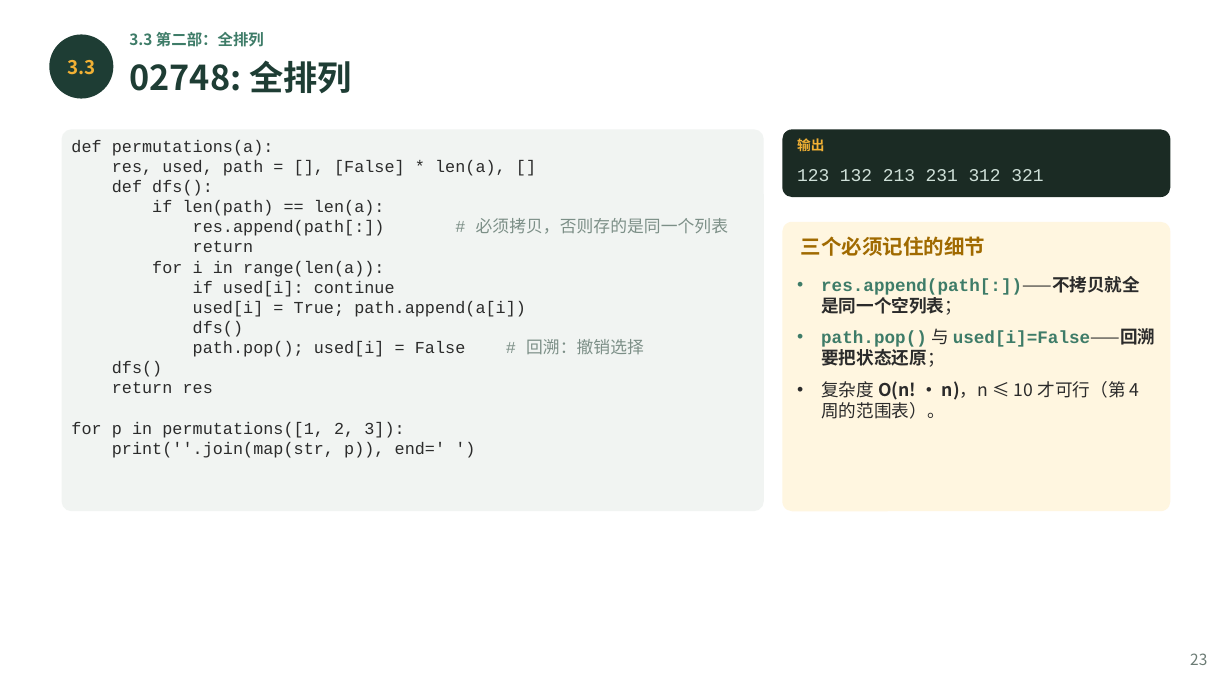
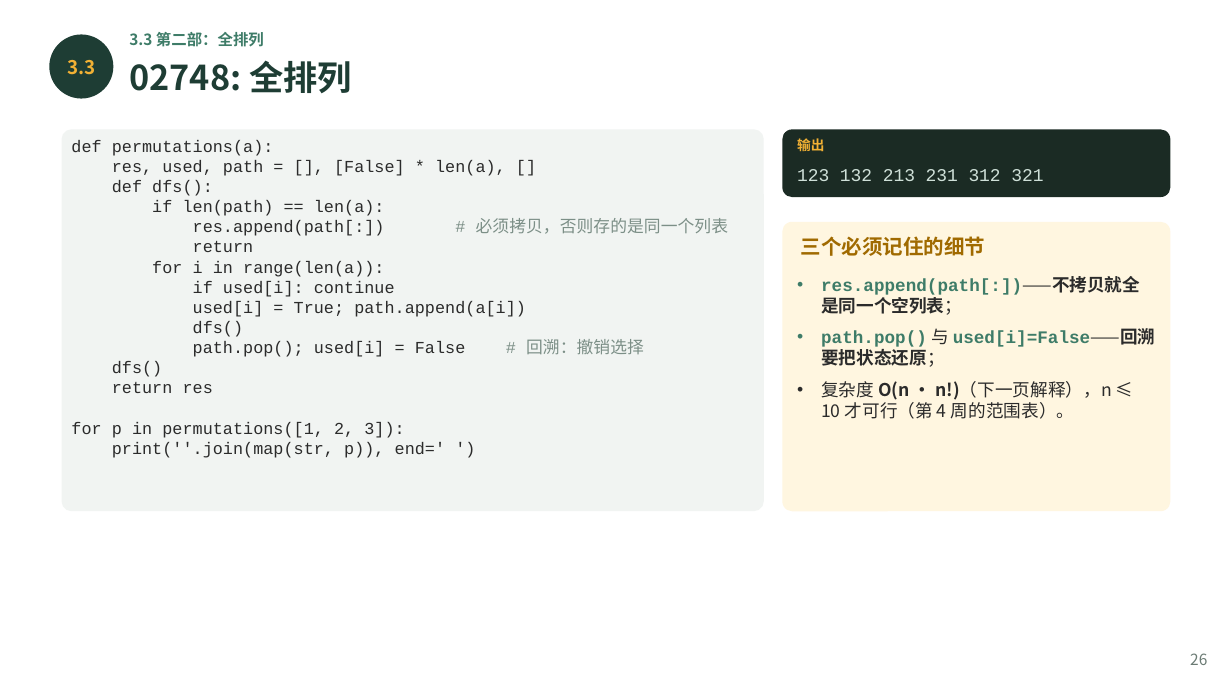
Before and after one commit to GMyhf/2026fall-cs101, a slide deck: slide 26 of courseware/202610_ADS_W08_Recursion.pptx (slide 23 before the commit). Drawn at 1232x693 pixels with LibreOffice and Linux fonts; fonts in the diff are those of the drawing. Boxes give left, top, right and bottom in pixels: in the first picture for what was removed or moved away, otherwise in the second. Text is boxed around its words. In the diff, an @@ line names an element or a change of style, - is before the commit and + after.

```diff
--- a/courseware/202610_ADS_W08_Recursion.pptx
+++ b/courseware/202610_ADS_W08_Recursion.pptx
@@ text at box(821, 381, 1112, 419): text changed @@
-• 复杂度 O(n! · n)，n ≤ 10 才可行（第 4 周的范围表）。
+• 复杂度 O(n · n!)（下一页解释），n ≤ 10 才可行（第 4 周的范围表）。
@@ text at box(1190, 653, 1207, 665): text changed @@
-23
+26
```
Also in this commit, not shown: 16 other slides changed, 6 slides added, 9 other files.
